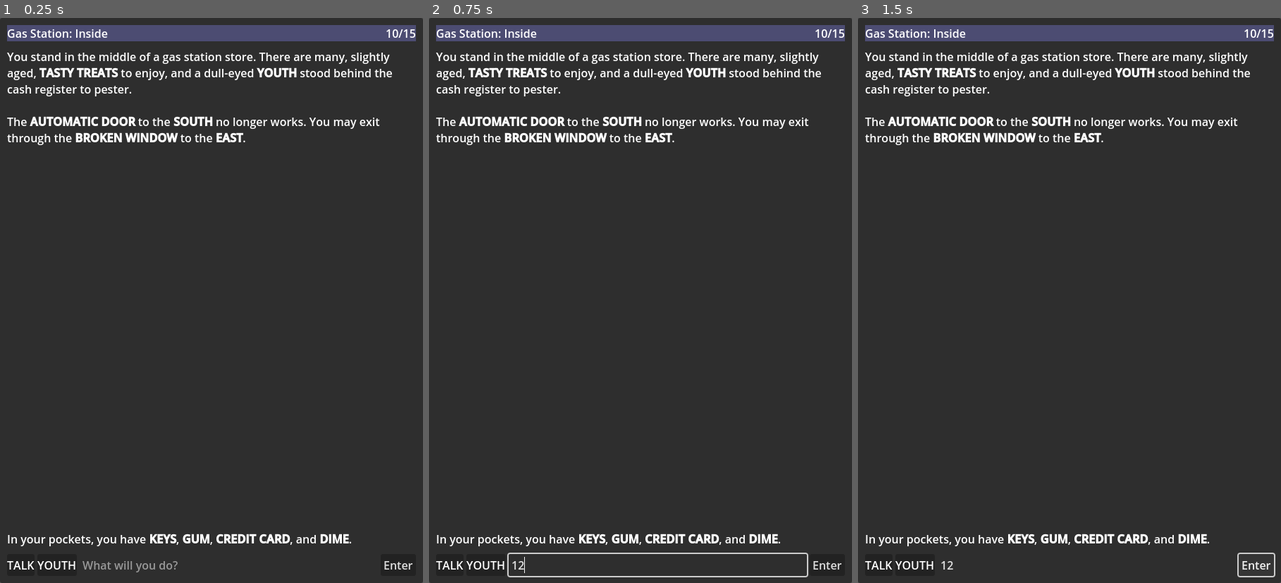
Above: before the commit, frames 1-3 (left to right).
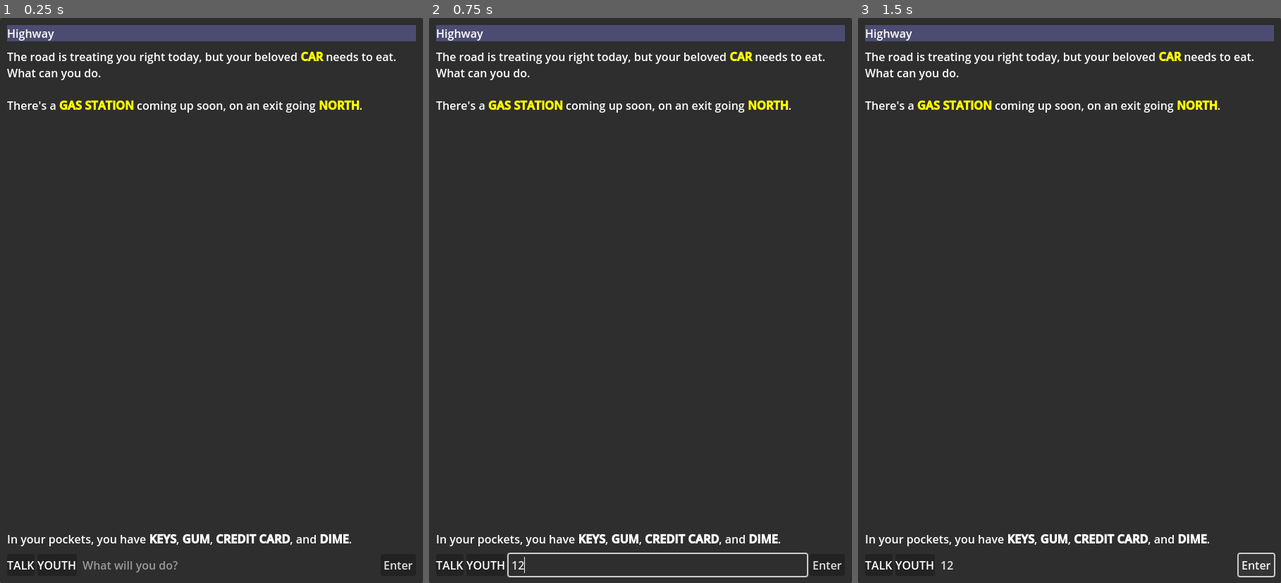
Above: after the commit, the same moments.

Repository: SashaMkrv/godot-4.2.1-text-adventure
Game: Godot game, scene res://Scenes/Core.tscn
Two runs of this game, one before a commit and one after it. Both use one fixed random seed, a clock stepped at 60 frames per second and the inputs below.
Inputs (mouse positions are in pixels of both pictures, inside the frame that each line leads up to):
- Up to frame 1 (0.25 s): no input
- Up to frame 2 (0.75 s): click (657, 566) at 0.52 s; type "12" at 0.6 s
- Up to frame 3 (1.5 s): click "Enter" at 1.25 s

The runs differ from the first frame. In frame 1, 4.0% of the frame differs, in the area x 1-99%, y 2-23%; in frame 2, 4.0%; in frame 3, 4.0%.

Commit message:
start on current room provided by game

Diff:
--- a/Scripts/TextHandlers/TokenizeInput.gd
+++ b/Scripts/TextHandlers/TokenizeInput.gd
@@ -3,7 +3,7 @@
 
 var keywordRegexpr: RegEx
 const verbs := [&"GO", &"EAT", &"LOOK", &"USE", &"TALK", &"GRAB", &"HELP", &"X", &"EXAMINE"]
-const keywordsString := "NORTH/SOUTH/EAST/WEST/DOOR/WINDOW/CREDIT CARD/CARD/DIME/KEYS/GUM/AROUND/TREATS/TASTY TREATS/CHUCKLES/E&ES/PLUTO/MAPLE BUN/BUN/YOUTH/CAR"
+const keywordsString := "NORTH/SOUTH/EAST/WEST/DOOR/WINDOW/CREDIT CARD/CARD/DIME/KEYS/GUM/AROUND/TREATS/TASTY TREATS/CHUCKLES/E&ES/PLUTO/MAPLE BUN/BUN/YOUTH/CAR/OUTSIDE"
 
 func _ready() -> void:
 	var keywordsList := keywordsString.split("/")
--- a/Scripts/TopLevel/GameCoordinator.gd
+++ b/Scripts/TopLevel/GameCoordinator.gd
@@ -6,6 +6,13 @@
 @export var gameMap: RoomConnections
 
 signal game_updated(description: String)
+
+func requestStart() -> void:
+    var viewModel := GameStateView.new()\
+    .setHeader(currentRoom.name)\
+    .setDescription(currentRoom.description)
+
+    stateUpdate(viewModel)
 
 # TODO should this always return a state update? does the update have any reason to be a signal???
 func executeCommand(action: PlayerAction) -> void:
--- a/Scripts/TopLevel/TextDirector.gd
+++ b/Scripts/TopLevel/TextDirector.gd
@@ -15,6 +15,9 @@
 	var _ok := game.game_updated.connect(handleGameUpdateEvent)
 	if enterHere != null:
 		_ok = enterHere.text_submitted.connect(handleActionEnter)
+
+	# TODO don't do this.
+	game.requestStart()
 
 
 func handleSubmittedInput(text: String) -> void:
